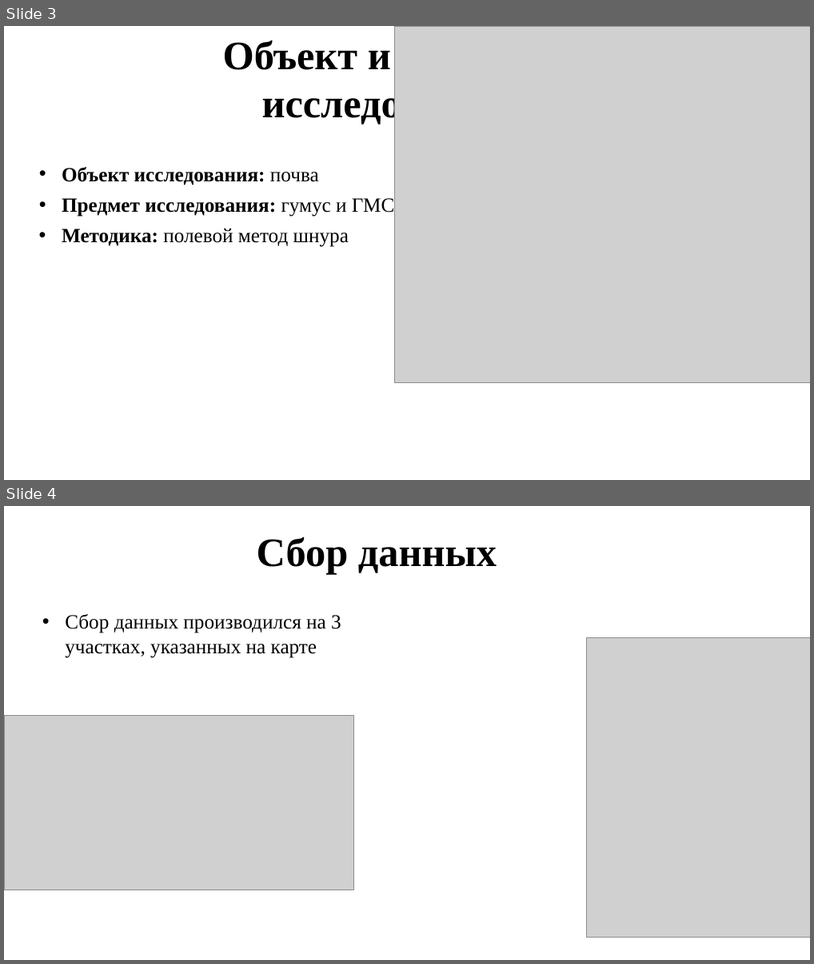
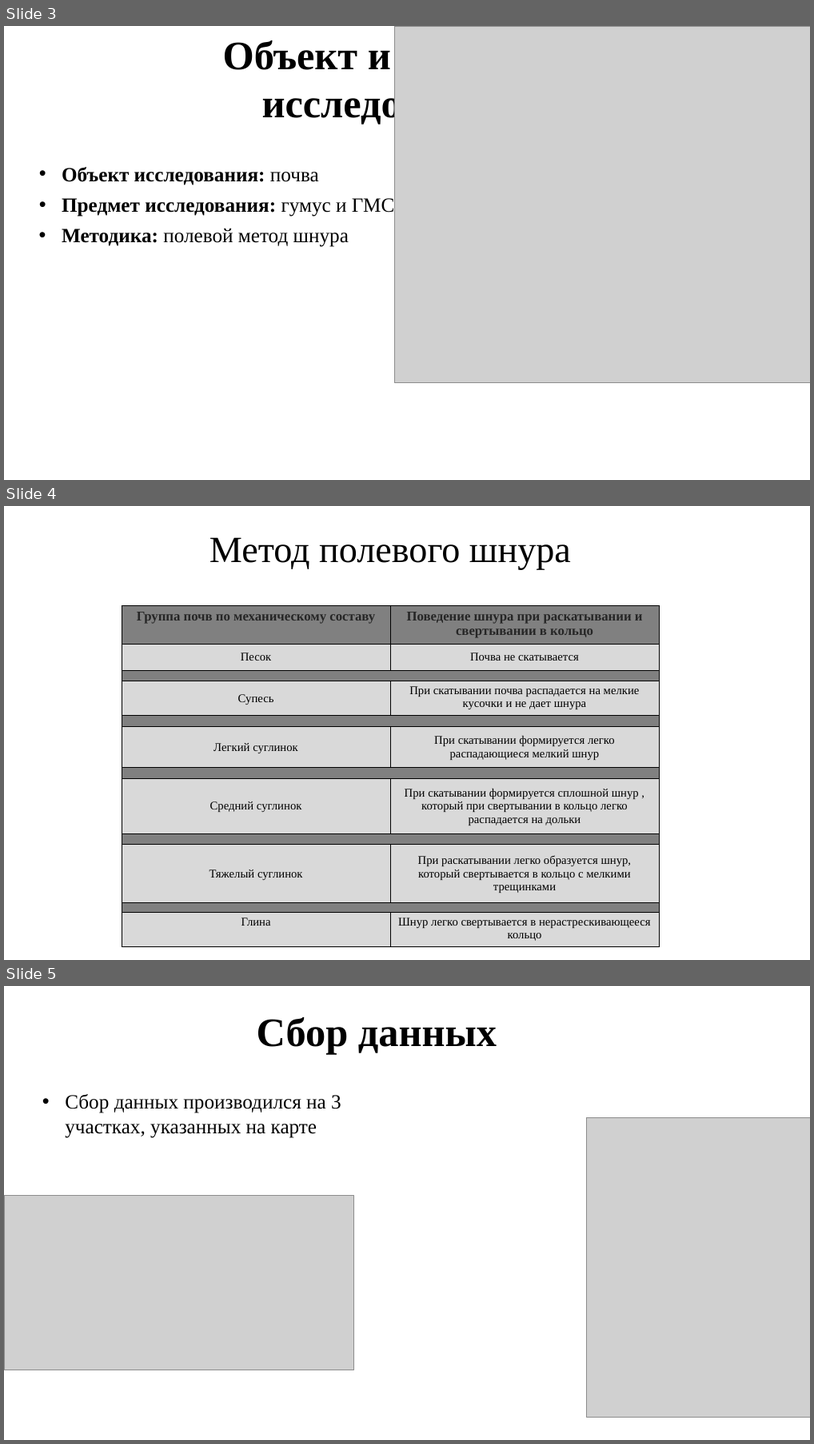
Before and after one commit to Zhabich12/PochvaZZZ, a slide deck: презентация PochaZZZ.pptx. Shown one above the other, each under a label of ours: slides 3 and 4 before the commit, slides 3, 4 and 5 after it. The pictures are 814x964 and 814x1444 pixels, drawn with LibreOffice and Linux fonts; fonts in the diff are those of the drawing; grey boxes stand for pictures. Boxes give left, top, right and bottom in pixels: in the first picture for what was removed or moved away, otherwise in the second. Text is boxed around its words. In the diff, an @@ line names an element or a change of style, - is before the commit and + after.

```diff
--- a/презентация PochaZZZ.pptx
+++ b/презентация PochaZZZ.pptx
@@ slide 4 added at [4,506,810,960], background #FFFFFF @@
@@ text added at [210,537,571,569], 44 pt, text #000000 @@
+Метод полевого шнура
@@ table added at [122,605,659,947], 12 rows, 2 columns @@
+Группа почв по механическому составу | Поведение шнура при раскатывании и свертывании в кольцо
+Песок | Почва не скатывается
+ | 
+Супесь | При скатывании почва распадается на мелкие кусочки и не дает шнура
+ | 
+Легкий суглинок | При скатывании формируется легко распадающиеся мелкий шнур
+ | 
+Средний суглинок | При скатывании формируется сплошной шнур , который при свертывании в кольцо легко распадается на дольки
+ | 
+Тяжелый суглинок | При раскатывании легко образуется шнур, который свертывается в кольцо с мелкими трещинками
+ | 
+Глина | Шнур легко свертывается в нерастрескивающееся кольцо
@@ what was slide 4 is now slide 5 @@
```
Also in this commit, not shown: 3 slides changed, 1 other slide added, 2 slides removed, 2 other files.
